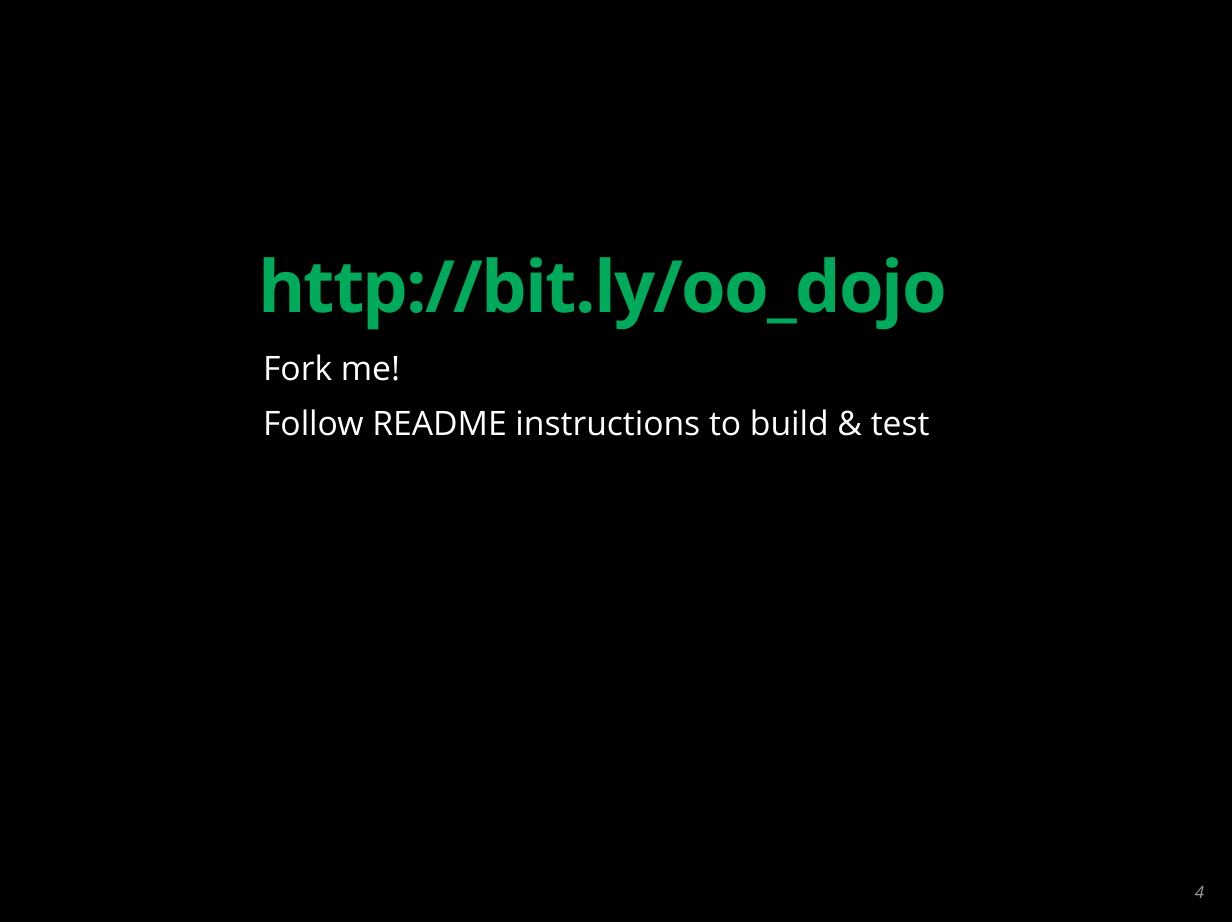
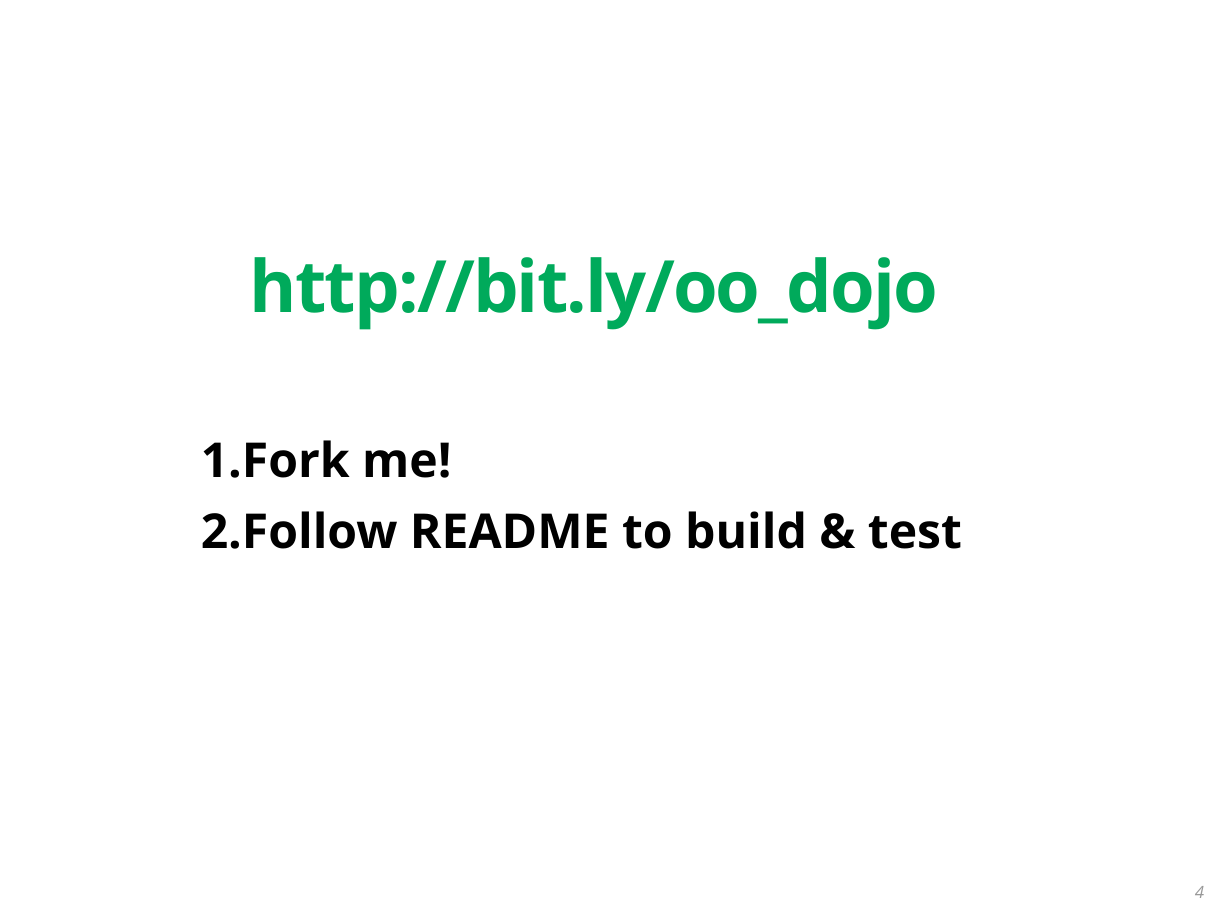
Before and after one commit to iliasbartolini/design_principles_dojo_facilitator_guide, a slide deck: slide 4 of design_principles_presentation_deck.odp. Drawn at 1232x924 pixels with LibreOffice and Linux fonts; fonts in the diff are those of the drawing. Boxes give left, top, right and bottom in pixels: in the first picture for what was removed or moved away, otherwise in the second. Text is boxed around its words. In the diff, an @@ line names an element or a change of style, - is before the commit and + after.

Commit message:
Update facilitator guide link and ideas in README

```diff
--- a/design_principles_presentation_deck.odp
+++ b/design_principles_presentation_deck.odp
@@ rectangle removed at box(0, 0, 1232, 922) @@
@@ title "http://bit.ly/oo_dojo": place and size @@
-title "http://bit.ly/oo_dojo" at box(258, 257, 947, 330)
+title "http://bit.ly/oo_dojo" at box(250, 257, 939, 330)
@@ text "Fork me!": place and size @@
-text "Fork me!" at box(235, 354, 930, 436)
+text "Fork me!" at box(201, 440, 962, 549)
@@ text at box(201, 440, 451, 478): size 28 to 40 pt, text colour #FFFFFF to #000000, bold on in "Fork me!" @@
@@ text at box(201, 511, 962, 549): text changed; size 28 to 40 pt; text colour #FFFFFF to #000000; bold on @@
-2. Follow README instructions to build & test
+2. Follow README to build & test
```
Also in this commit, not shown: 1 slide added, 2 other files.
